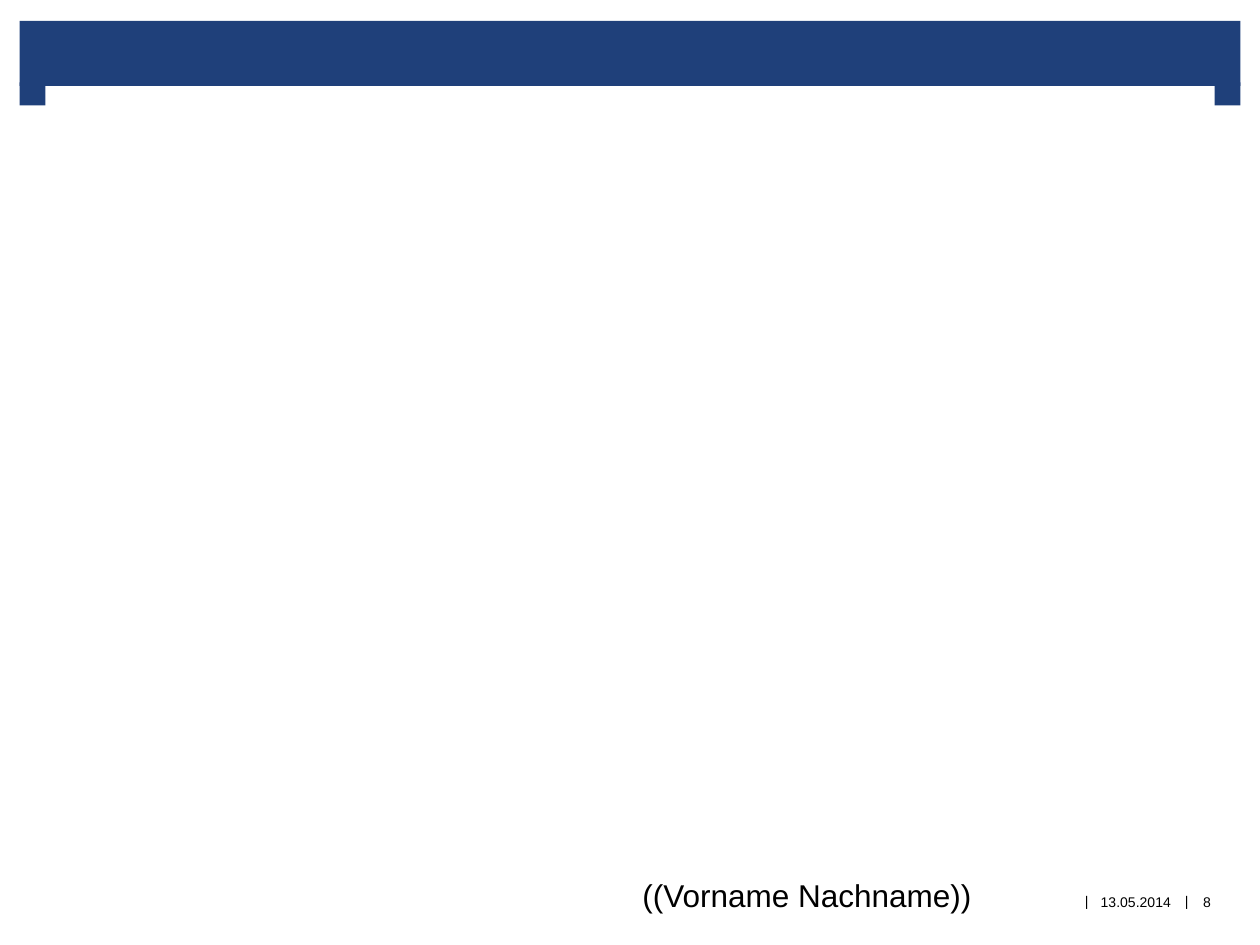
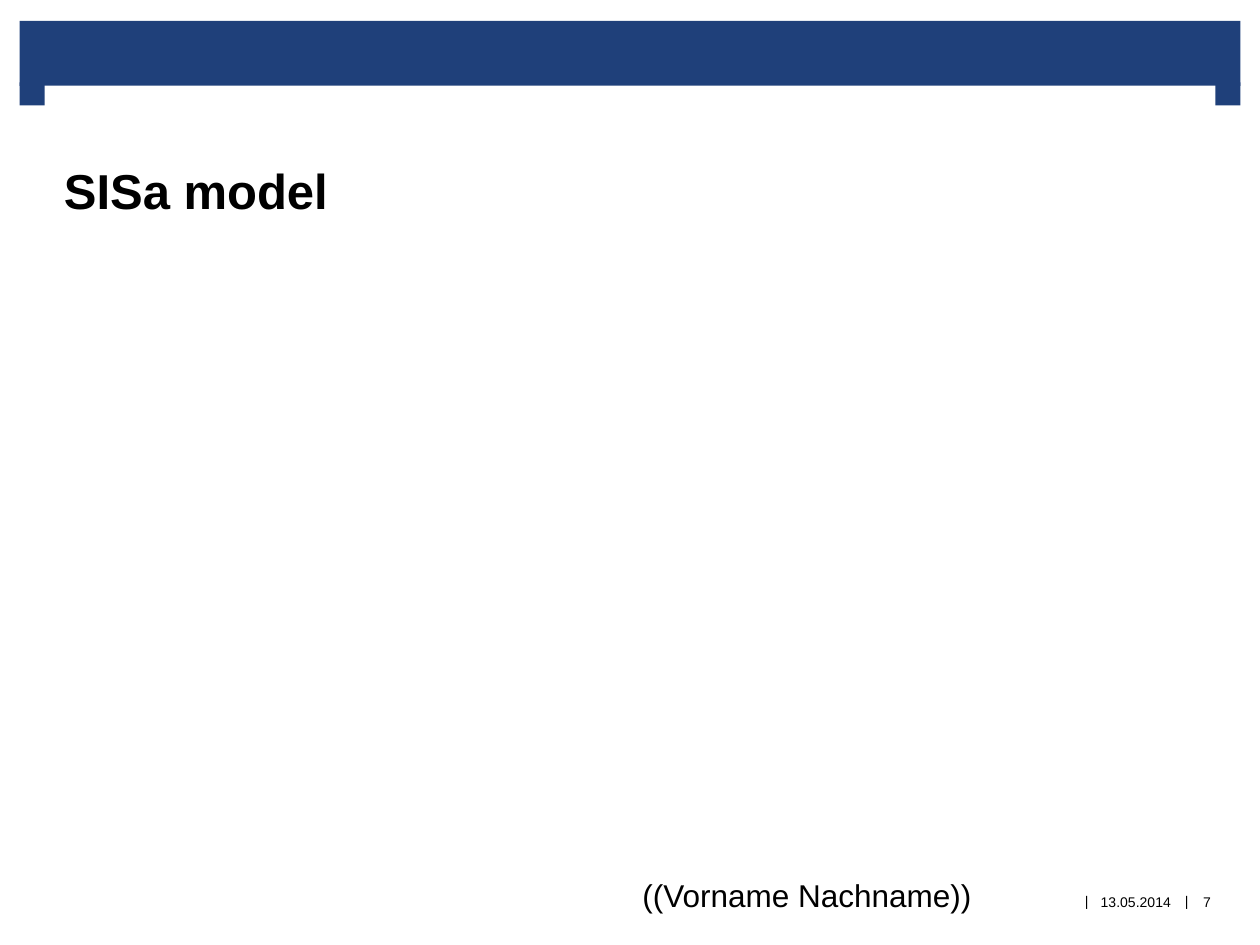
Before and after one commit to eledieu/Social-contagion-of-obesity, a slide deck: slide 7 of presentation/Social Contagion of Obesity Presentation.pptx (slide 8 before the commit). Drawn at 1260x945 pixels with LibreOffice and Linux fonts; fonts in the diff are those of the drawing; background and template pictures are left out. Boxes give left, top, right and bottom in pixels: in the first picture for what was removed or moved away, otherwise in the second. Text is boxed around its words. In the diff, an @@ line names an element or a change of style, - is before the commit and + after.

```diff
--- a/presentation/Social Contagion of Obesity Presentation.pptx
+++ b/presentation/Social Contagion of Obesity Presentation.pptx
@@ title added at (x1=44, y1=86, x2=1215, y2=219), fill #FFFFFF, 28 pt, text #000000, bold @@
+SISa model
@@ page number at (x1=1203, y1=897, x2=1211, y2=907): text changed @@
-8
+7
```
Also in this commit, not shown: 3 other slides changed, 3 slides added.
